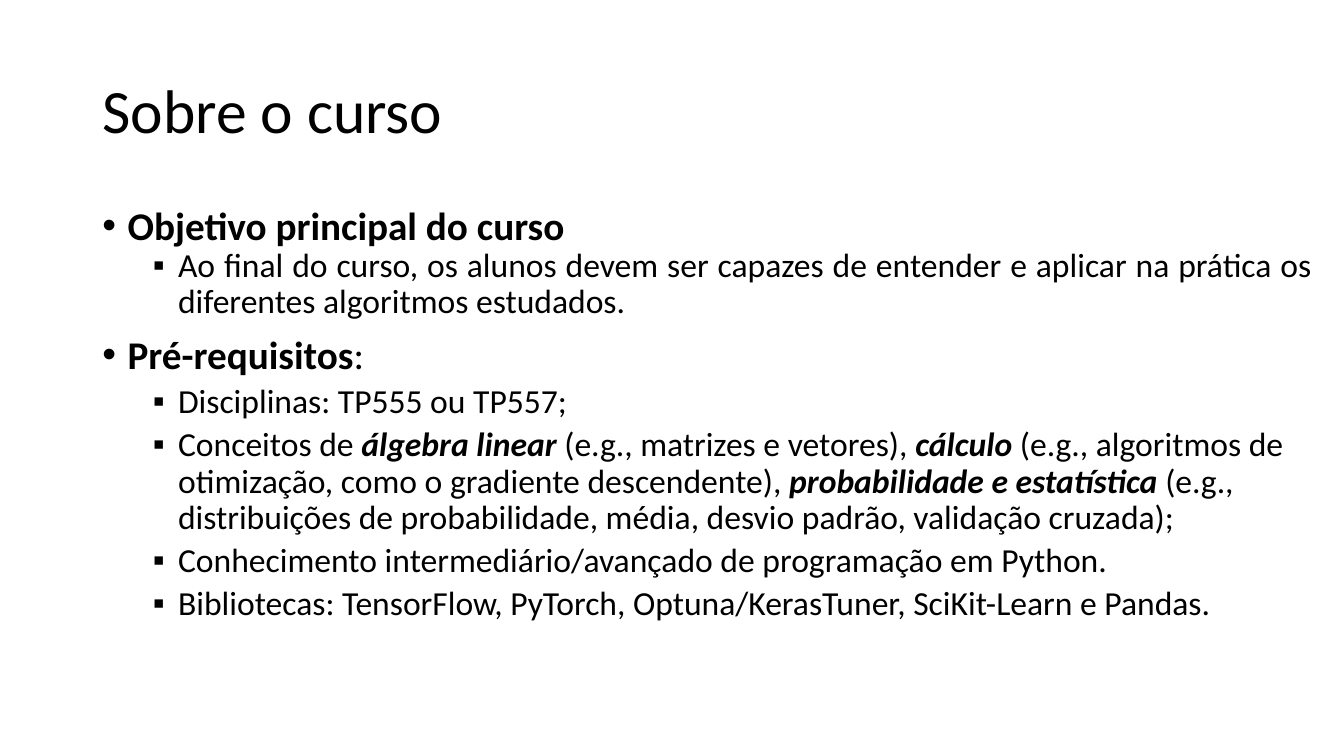
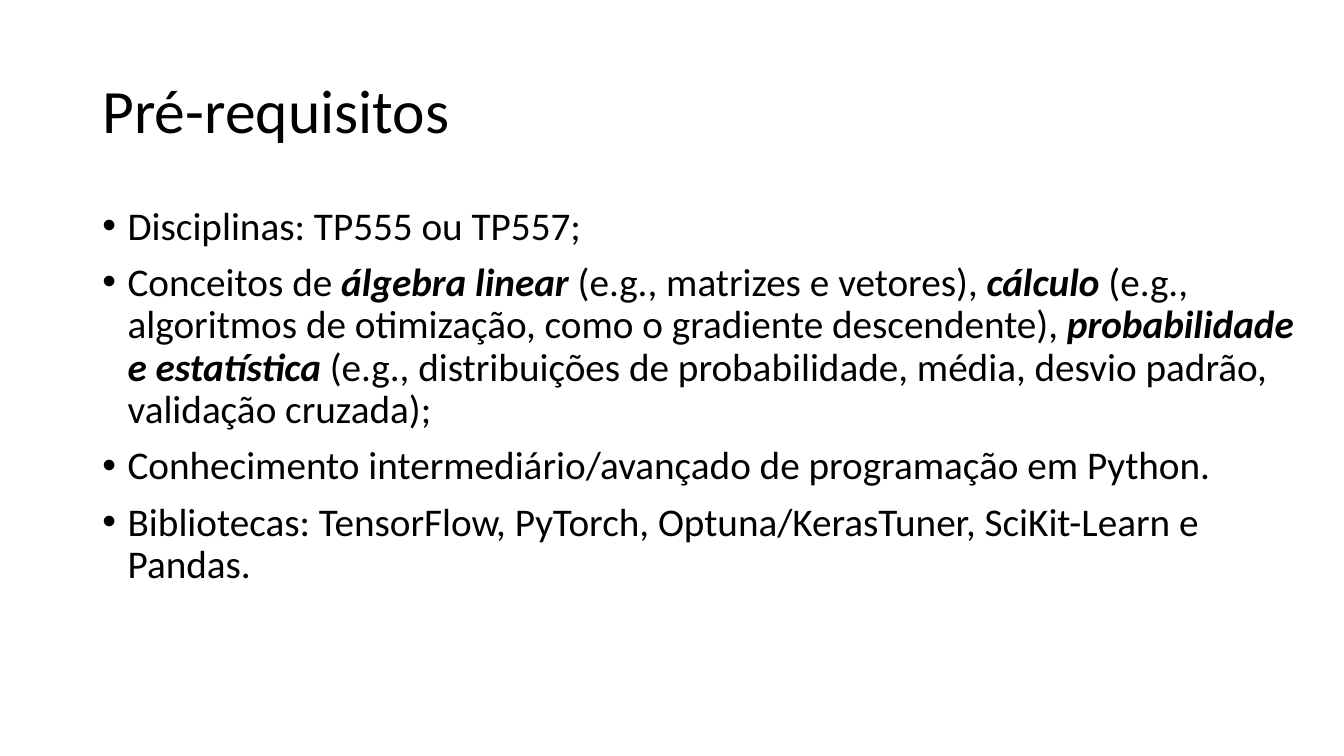
Before and after one commit to zz4fap/tp558-adv-ml, a slide deck: slide 5 of slides/TP558_1_Introdução_ao_curso.pptx (slide 4 before the commit). Drawn at 1344x756 pixels with LibreOffice and Linux fonts; fonts in the diff are those of the drawing. Boxes give left, top, right and bottom in pixels: in the first picture for what was removed or moved away, otherwise in the second. Text is boxed around its words. In the diff, an @@ line names an element or a change of style, - is before the commit and + after.

```diff
--- a/slides/TP558_1_Introdução_ao_curso.pptx
+++ b/slides/TP558_1_Introdução_ao_curso.pptx
@@ title at (102,90,449,143): text changed @@
-Sobre o curso
+Pré-requisitos
@@ text "Disciplinas: TP555 ou TP557;" at (128,212,1294,579): size 24 to 28 pt; bullet ▪ to •; list level 2 to 1 in "Disciplinas: TP555 ou TP557;"; list level 2 to 1 in "Conceitos de álgebra linear (e.g., ..."; list level 2 to 1 in "Conhecimento intermediário/avançado de programação em ..."; list level 2 to 1 in "Bibliotecas: TensorFlow, PyTorch, Optuna/KerasTuner, SciKit- ..." @@
@@ text at (128,212,1311,375): paragraphs removed @@
-• Objetivo principal do curso
-  ▪ Ao final do curso, os alunos devem ser capazes de entender e aplicar na prática os diferentes algoritmos estudados.
-• Pré-requisitos:
```
Also in this commit, not shown: 7 other slides changed, 2 slides added, 1 other file.
